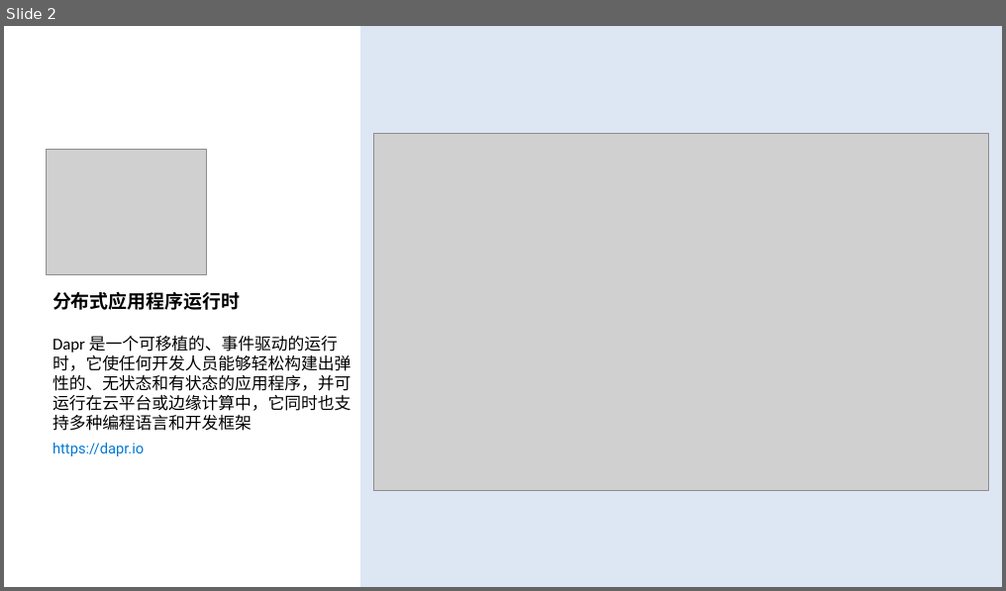
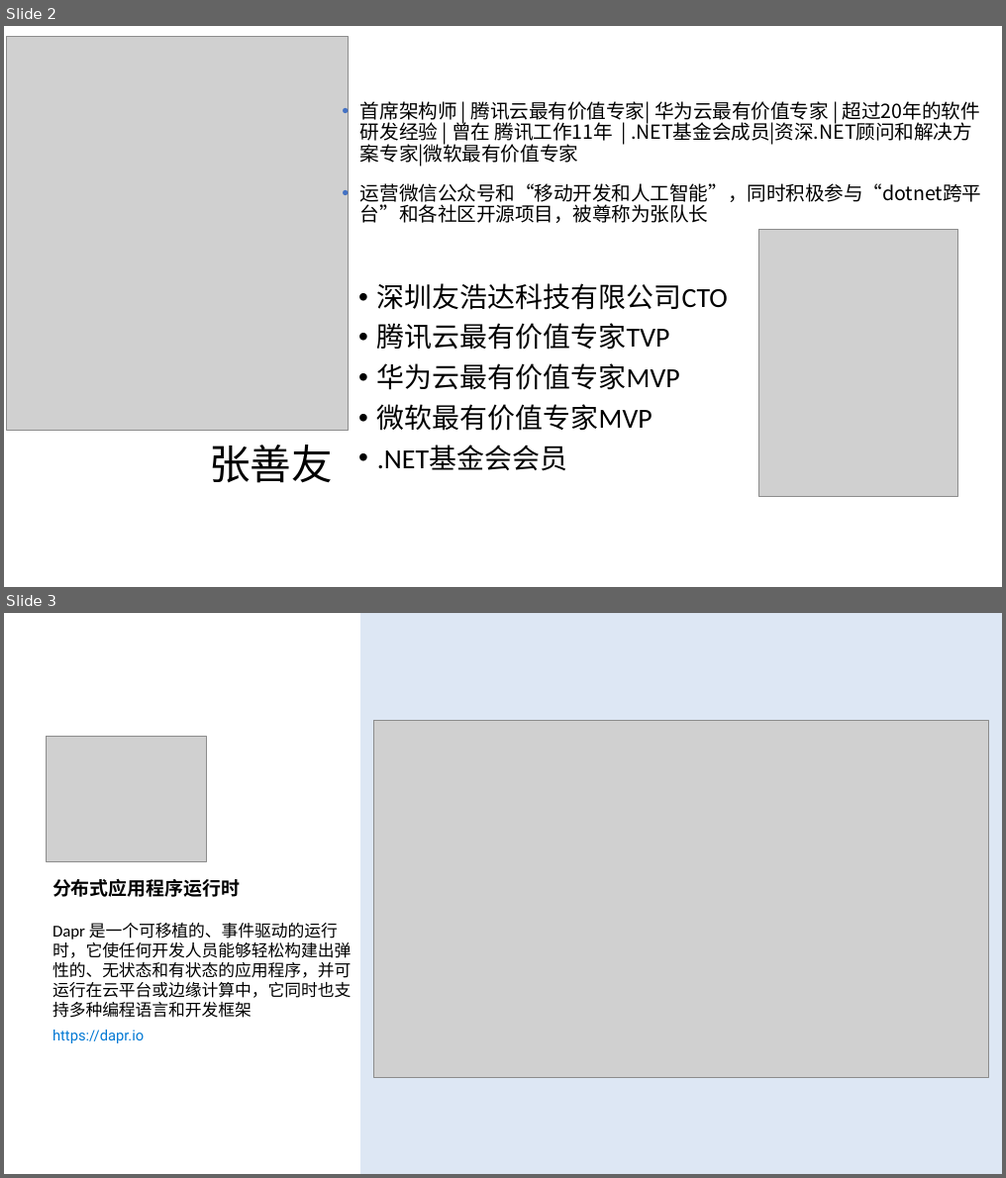
Before and after one commit to geffzhang/TyeDaprDemo, a slide deck: slides.pptx. Shown one above the other, each under a label of ours: slide 2 before the commit, slides 2 and 3 after it. The pictures are 1006x591 and 1006x1178 pixels, drawn with LibreOffice and Linux fonts; fonts in the diff are those of the drawing; grey boxes stand for pictures. Boxes give left, top, right and bottom in pixels: in the first picture for what was removed or moved away, otherwise in the second. Text is boxed around its words. In the diff, an @@ line names an element or a change of style, - is before the commit and + after.

```diff
--- a/slides.pptx
+++ b/slides.pptx
@@ slide 2 added at [4, 26, 1002, 587], background #FFFFFF @@
@@ picture added at [6, 37, 349, 431] @@
@@ text added at [360, 101, 981, 223], 18.7 pt, text #000000 @@
+• 首席架构师 | 腾讯云最有价值专家| 华为云最有价值专家 | 超过20年的软件研发经验 | 曾在 腾讯工作11年 | .NET基金会成员|资深.NET顾问和解决方案专家|微软最有价值专家
+• 运营微信公众号和“移动开发和人工智能”，同时积极参与“dotnet跨平台”和各社区开源项目，被尊称为张队长
@@ picture added at [759, 230, 958, 496] @@
@@ text added at [377, 283, 728, 472], 26.7 pt, text #000000 @@
+• 深圳友浩达科技有限公司CTO
+• 腾讯云最有价值专家TVP
+• 华为云最有价值专家MVP
+• 微软最有价值专家MVP
+• .NET基金会会员
@@ title added at [209, 445, 333, 483], 39.6 pt, text #000000 @@
+张善友
@@ what was slide 2 is now slide 3 @@
```
Also in this commit, not shown: 1 slide changed.
